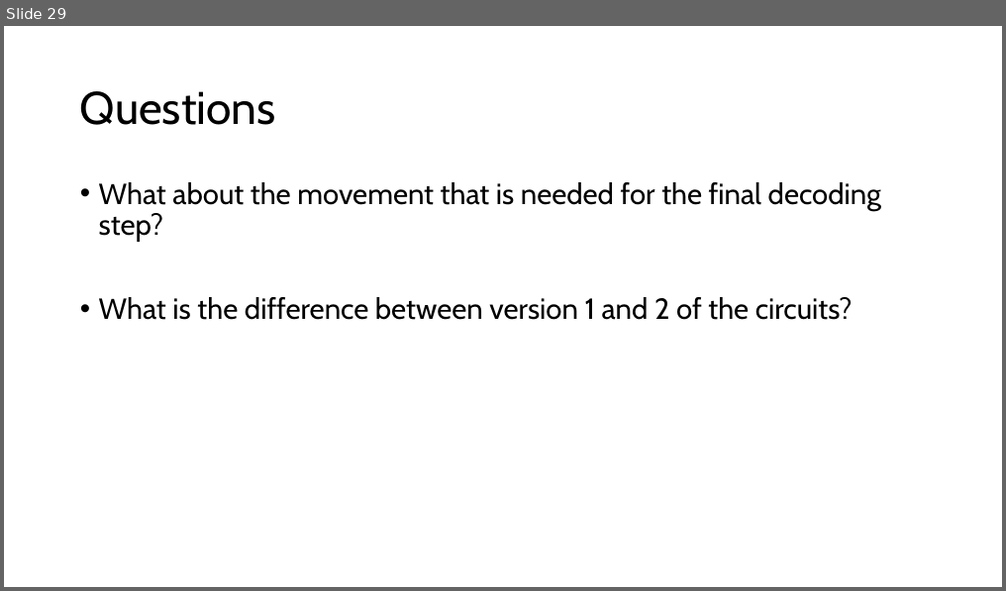
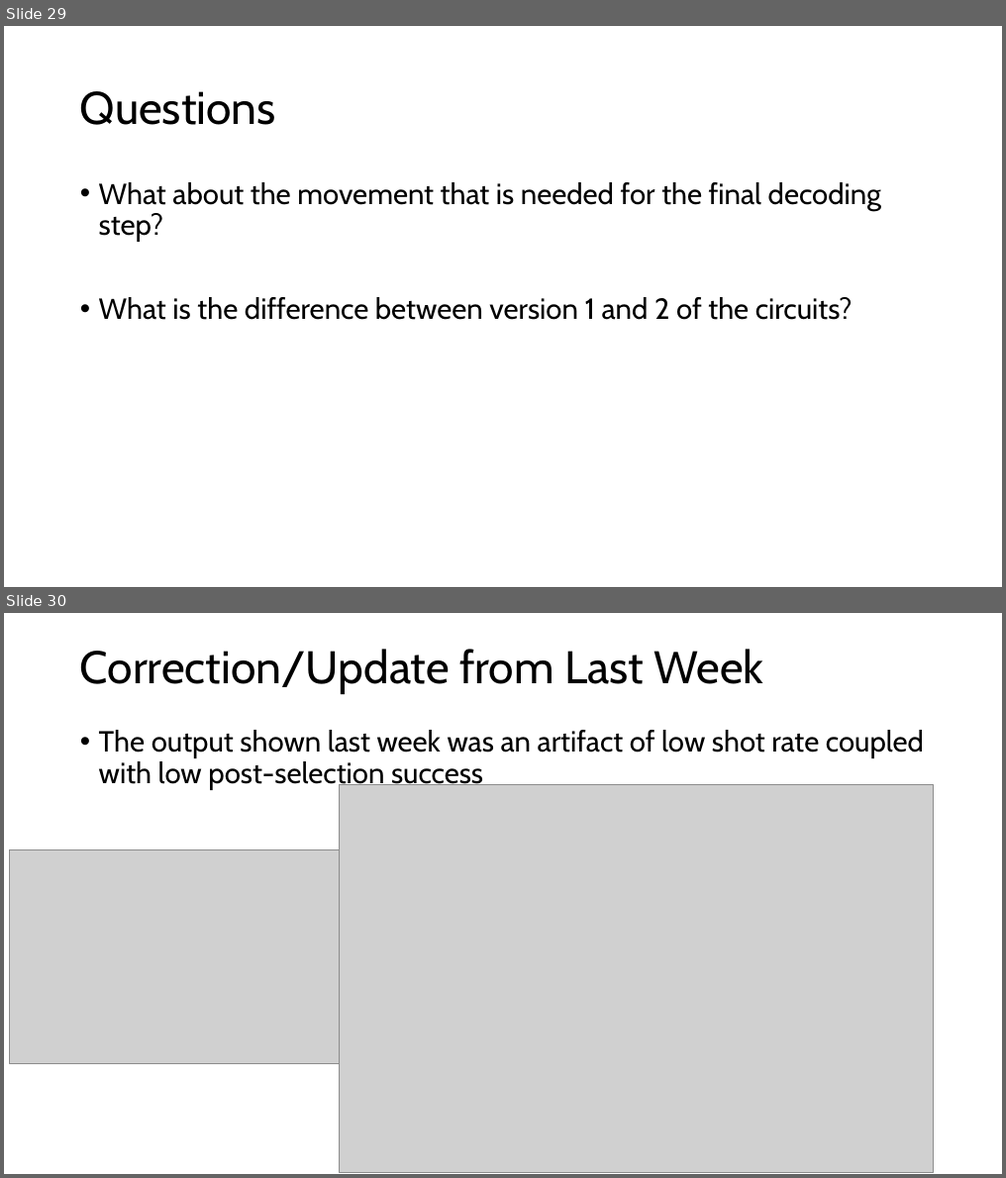
Before and after one commit to Baker-Group-UT/iceberg-compiler, a slide deck: direction.pptx. Shown one above the other, each under a label of ours: slide 29 before the commit, slides 29 and 30 after it. The pictures are 1006x591 and 1006x1178 pixels, drawn with LibreOffice and Linux fonts; fonts in the diff are those of the drawing; grey boxes stand for pictures. Boxes give left, top, right and bottom in pixels: in the first picture for what was removed or moved away, otherwise in the second. Text is boxed around its words. In the diff, an @@ line names an element or a change of style, - is before the commit and + after.

```diff
--- a/direction.pptx
+++ b/direction.pptx
@@ slide 30 added at <box>4,613,1002,1174</box>, background #FFFFFF @@
@@ title added at <box>80,649,764,694</box>, 44 pt, text #000000 @@
+Correction/Update from Last Week
@@ text added at <box>99,730,924,790</box>, 28 pt, text #000000 @@
+• The output shown last week was an artifact of low shot rate coupled with low post-selection success
@@ picture added at <box>339,785,933,1173</box> @@
@@ picture added at <box>10,850,339,1064</box> @@
```
Also in this commit, not shown: 1 slide changed, 2 other slides added, 3 other files.
